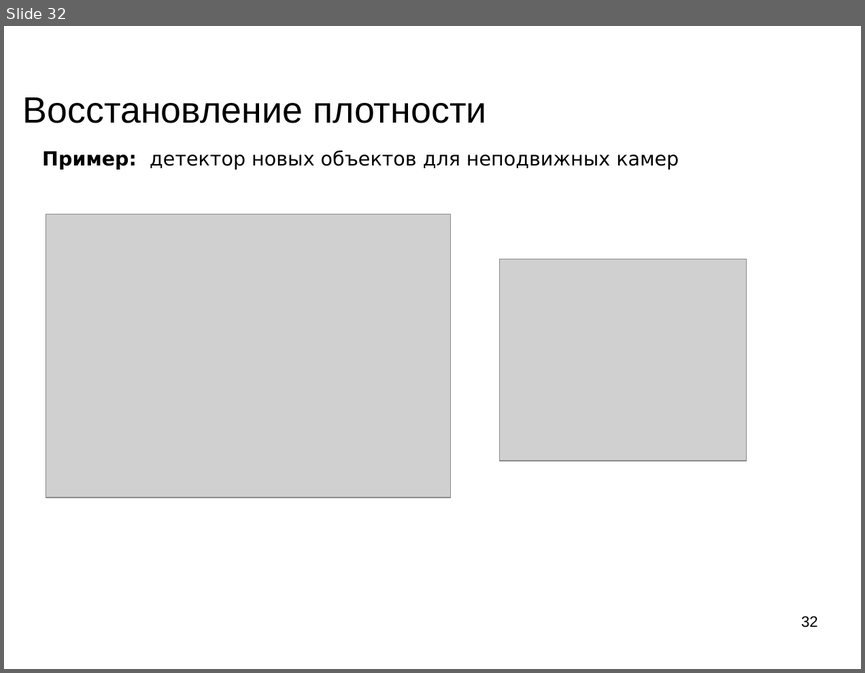
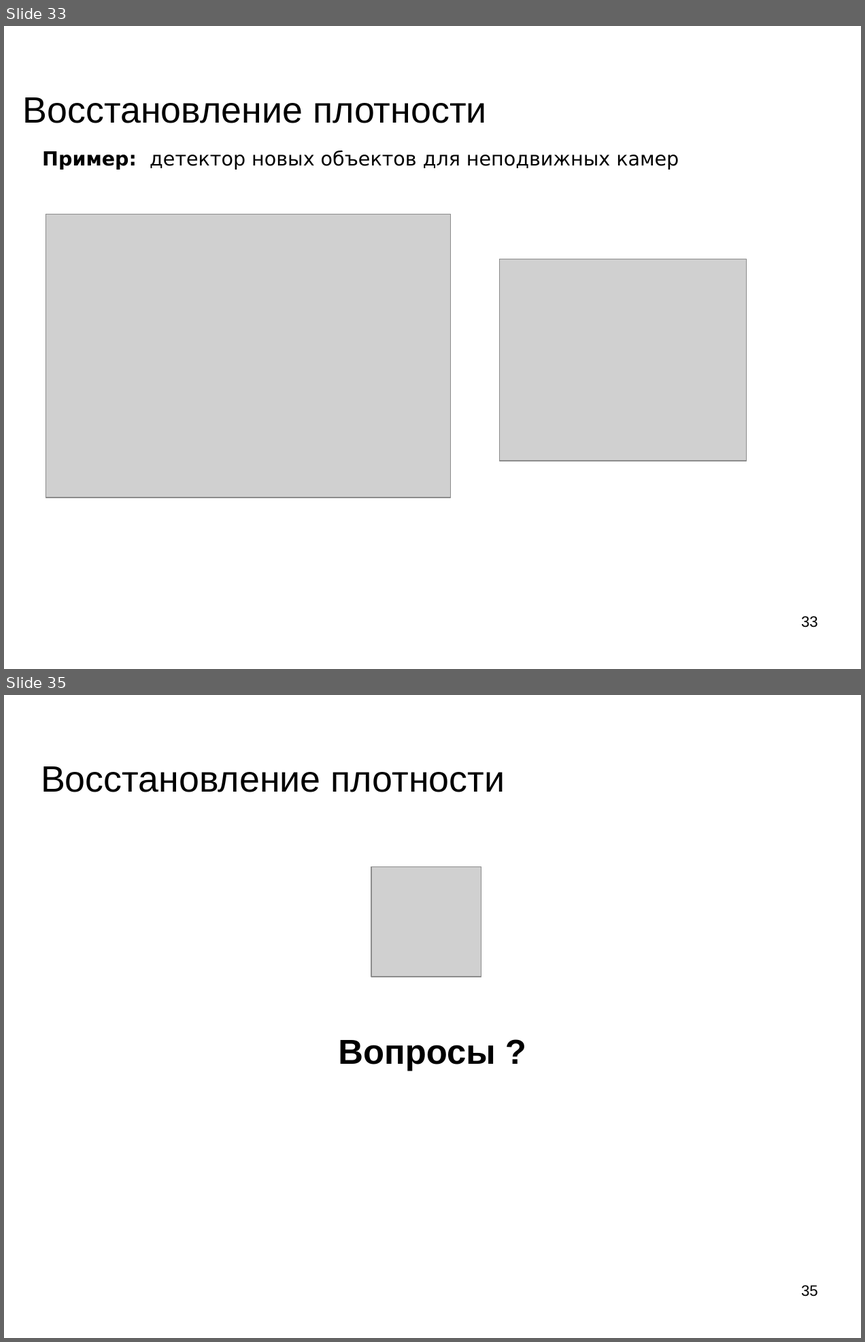
Before and after one commit to mechanoid5/ml_lectorium_legacy, a slide deck: 05-em.odp. Shown one above the other, each under a label of ours: slide 32 before the commit, slides 33 and 35 after it; the slides between them are not shown. The pictures are 865x673 and 865x1342 pixels, drawn with LibreOffice and Linux fonts; fonts in the diff are those of the drawing; grey boxes stand for pictures; background and template pictures are left out. Boxes give left, top, right and bottom in pixels: in the first picture for what was removed or moved away, otherwise in the second. Text is boxed around its words. In the diff, an @@ line names an element or a change of style, - is before the commit and + after.

```diff
--- a/05-em.odp
+++ b/05-em.odp
@@ slide 35 added at (x1=4, y1=695, x2=861, y2=1338), background picture (left out) @@
@@ title added at (x1=41, y1=766, x2=505, y2=792), 33.9 pt, text #000000 @@
+Восстановление плотности
@@ picture added at (x1=371, y1=867, x2=481, y2=977) @@
@@ subtitle added at (x1=338, y1=1040, x2=495, y2=1070), 32 pt, text #000000, bold @@
+Вопросы ?
@@ page number added at (x1=801, y1=1285, x2=818, y2=1296), 14 pt, text #000000 @@
+35
@@ what was slide 32 is now slide 33 @@
@@ page number at (x1=801, y1=616, x2=818, y2=627): text changed @@
-32
+33
```
Also in this commit, not shown: 3 slides changed, 1 other slide added, 1 slide removed, 3 other files.
